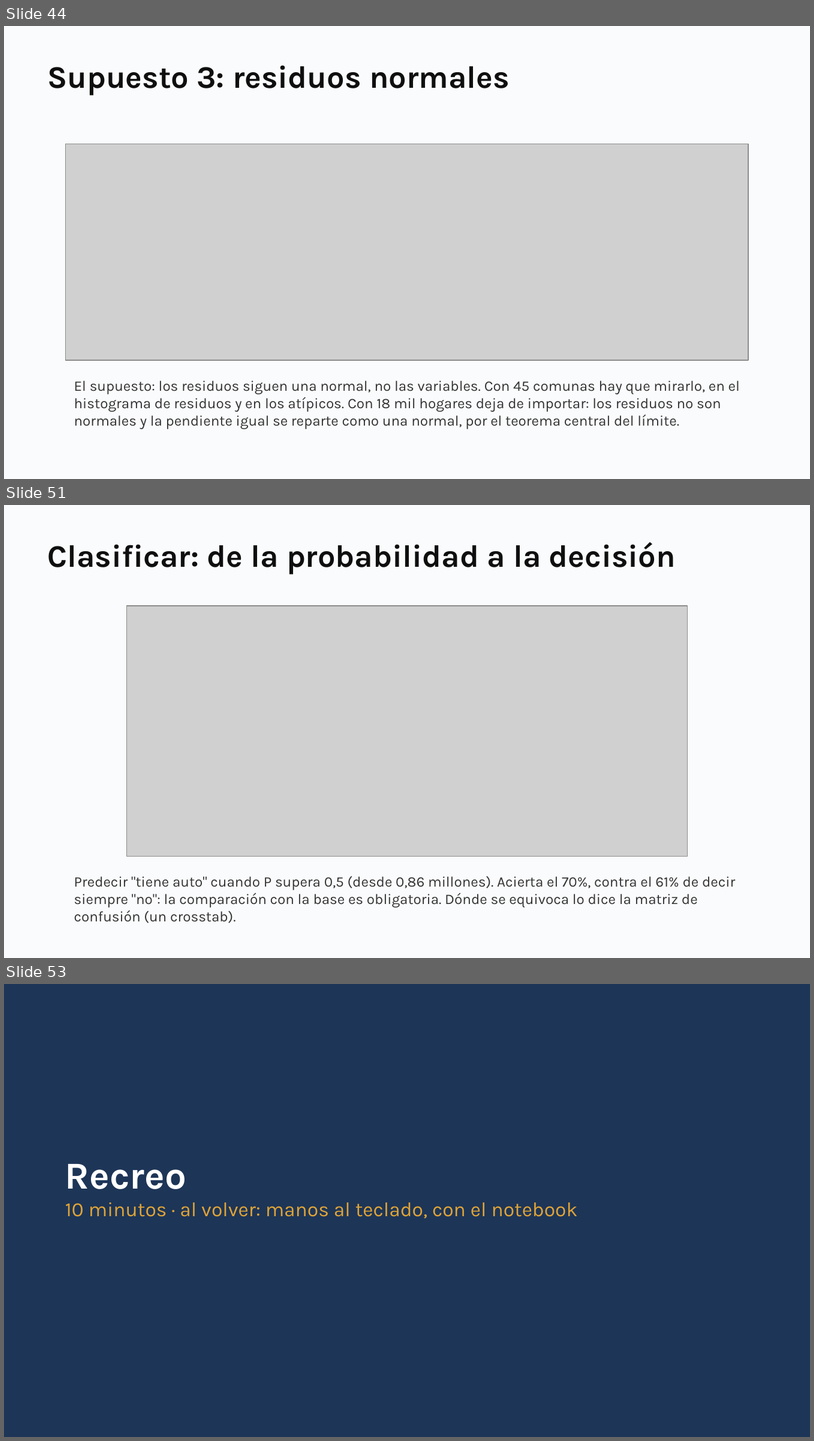
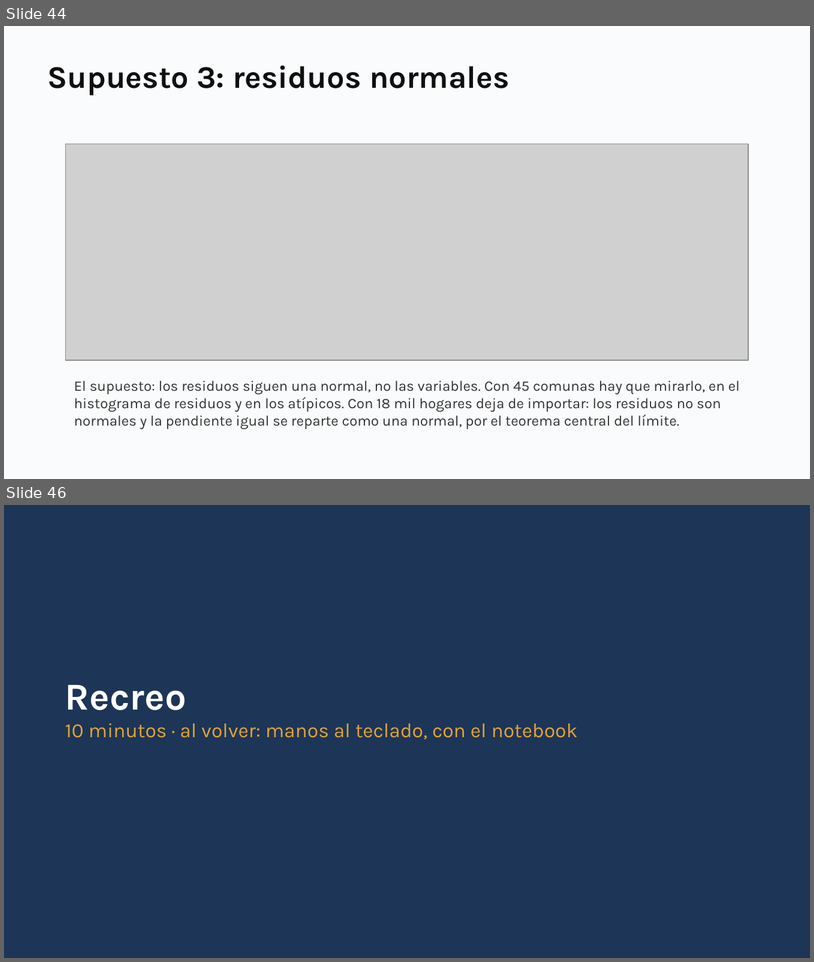
Before and after one commit to daniopitz/diplomado-cdd, a slide deck: presentaciones/clase05_probabilidad_inferencia.pptx. Shown one above the other, each under a label of ours: slides 44, 51 and 53 before the commit, slides 44 and 46 after it; the slides between them are not shown. The pictures are 814x1441 and 814x962 pixels, drawn with LibreOffice and Linux fonts; fonts in the diff are those of the drawing; grey boxes stand for pictures. Boxes give left, top, right and bottom in pixels: in the first picture for what was removed or moved away, otherwise in the second. Text is boxed around its words. In the diff, an @@ line names an element or a change of style, - is before the commit and + after.

```diff
--- a/presentaciones/clase05_probabilidad_inferencia.pptx
+++ b/presentaciones/clase05_probabilidad_inferencia.pptx
@@ slide 51 removed at [4,505,810,958], background #FFFFFF @@
@@ rectangle removed at [4,505,810,958] @@
@@ text removed at [47,542,676,574] @@
-Clasificar: de la probabilidad a la decisión
@@ picture removed at [126,606,688,857] @@
@@ text removed at [74,876,735,923] @@
-Predecir "tiene auto" cuando P supera 0,5 (desde 0,86 millones). Acierta el 70%, contra el 61% de decir siempre "no": la comparación con la base es obligatoria. Dónde se equivoca lo dice la matriz de confusión (un crosstab).
@@ what was slide 53 is now slide 46 @@
```
Also in this commit, not shown: 3 slides changed, 6 other slides removed, 8 other files.
